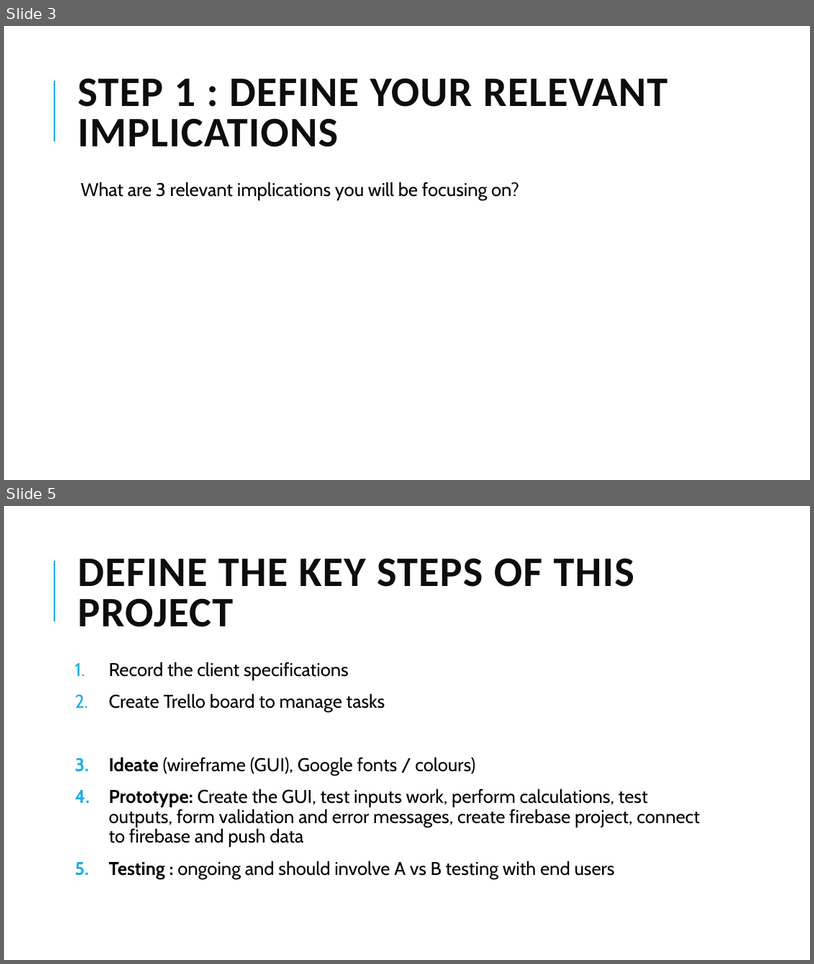
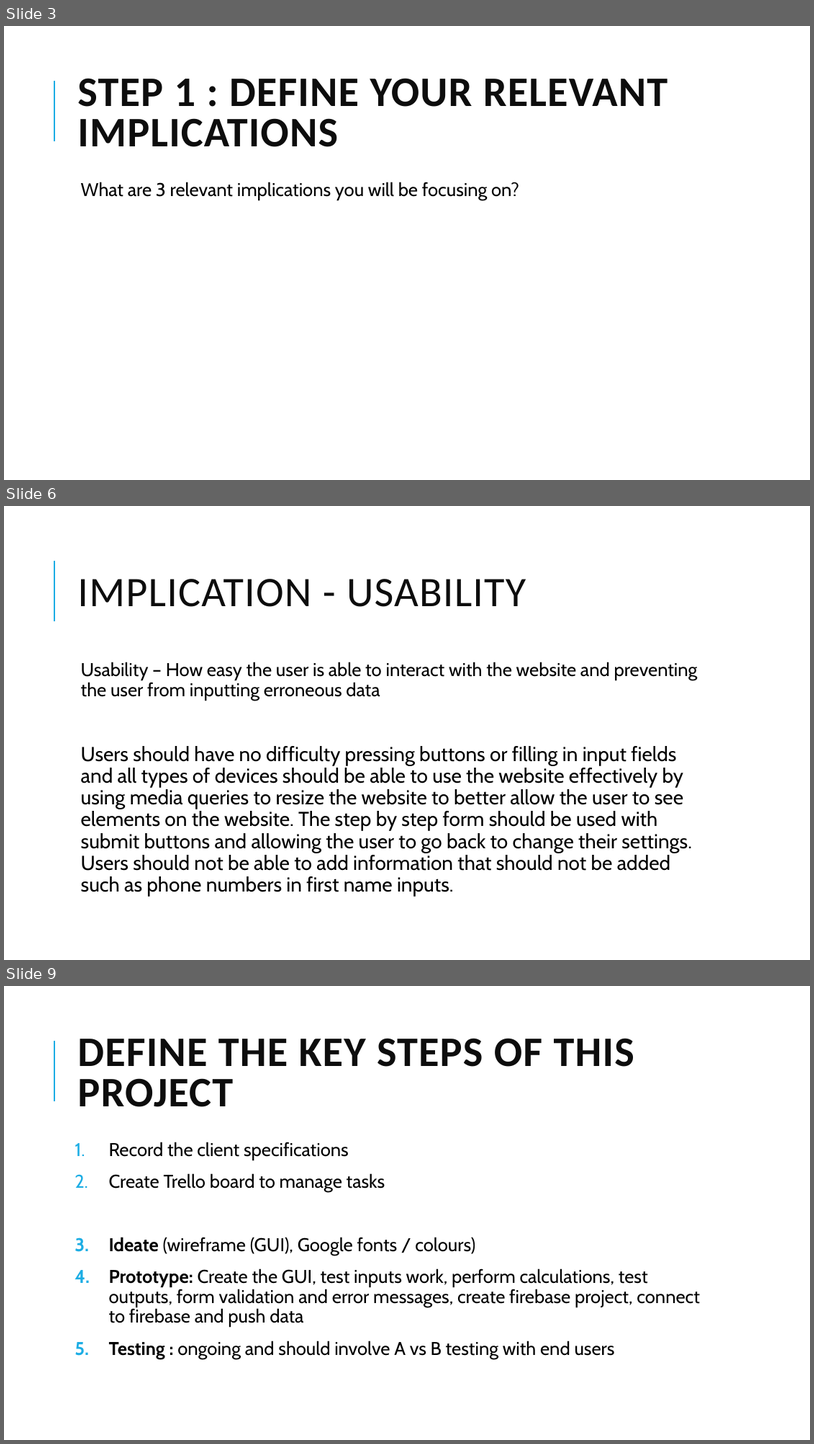
Before and after one commit to callumc20171/3.7-Assessment, a slide deck: 3.7 Assessment Resources 2020/3.7 3.8 portfolio.pptx. Shown one above the other, each under a label of ours: slides 3 and 5 before the commit, slides 3, 6 and 9 after it; the slides between them are not shown. The pictures are 814x964 and 814x1444 pixels, drawn with LibreOffice and Linux fonts; fonts in the diff are those of the drawing. Boxes give left, top, right and bottom in pixels: in the first picture for what was removed or moved away, otherwise in the second. Text is boxed around its words. In the diff, an @@ line names an element or a change of style, - is before the commit and + after.

```diff
--- a/3.7 Assessment Resources 2020/3.7 3.8 portfolio.pptx
+++ b/3.7 Assessment Resources 2020/3.7 3.8 portfolio.pptx
@@ slide 6 added at bbox=[4, 506, 810, 960], background #FFFFFF; not listed: 1 template element that a slide beside it also shows @@
@@ title added at bbox=[77, 579, 526, 607], 50 pt, text #0D0D0D @@
+IMPLICATION - USABILITY
@@ text added at bbox=[81, 662, 698, 896], 24 pt, text #000000 @@
+  Usability – How easy the user is able to interact with the website and preventing the user from inputting erroneous data
+  Users should have no difficulty pressing buttons or filling in input fields and all types of devices should be able to use the website effectively by using media queries to resize the website to better allow the user to see elements on the website. The step by step form should be used with submit buttons and allowing the user to go back to change their settings. Users should not be able to add information that should not be added such as phone numbers in first name inputs.
@@ what was slide 5 is now slide 9 @@
```
Also in this commit, not shown: 2 slides changed, 3 other slides added, 11 other files.
